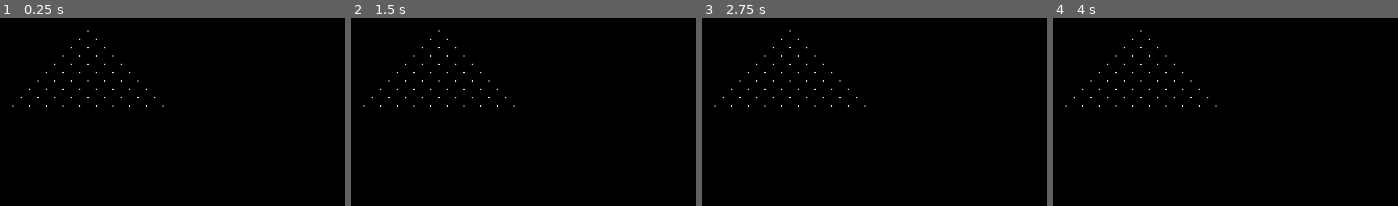
Above: before the commit, frames 1-4 (left to right).
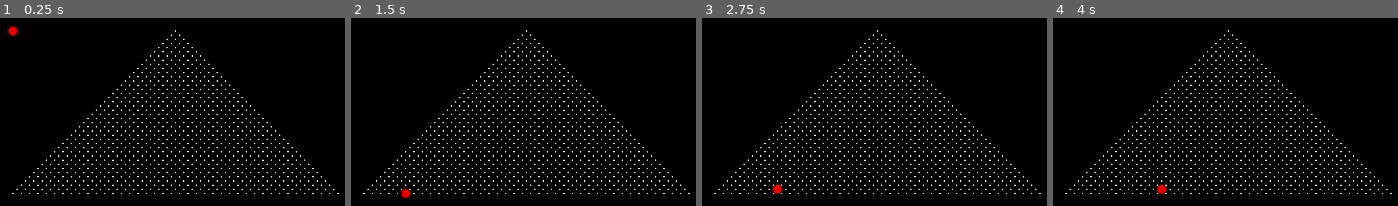
Above: after the commit, the same moments.

Repository: notapixelstudio/kaleidosnake
Game: Godot game, scene res://World.tscn
Same seed, same stepped clock (60 frames per second), same inputs: the game is played once before the commit and once after it.
Inputs:
- Up to frame 1 (0.25 s): no input
- Up to frame 2 (1.5 s): tap Enter at 0.5 s; hold Right (ui_right) 0.53-1.28 s; tap Space at 1.25 s; hold Down (ui_down) from 1.28 s (still down)
- Up to frame 3 (2.75 s): tap Enter at 2 s; release Down (ui_down) at 2.03 s; hold Right (ui_right) from 2.03 s (still down)
- Up to frame 4 (4 s): tap Space at 2.75 s; release Right (ui_right) at 2.78 s; hold Up (ui_up) 2.78-3.53 s; tap Enter at 3.5 s; hold Left (ui_left) from 3.53 s (still down)

The runs differ from the first frame. In frame 1, 4.0% of the frame differs, in the area x 2-99%, y 3-94%; in frame 2, 4.0%; in frame 3, 4.0%; in frame 4, 4.0%.

Commit message:
Now wrap it up

Diff:
--- a/Point.tscn
+++ b/Point.tscn
@@ -1,8 +1,15 @@
-[gd_scene load_steps=2 format=2]
+[gd_scene load_steps=3 format=2]
 
 [ext_resource path="res://assets/point.png" type="Texture" id=1]
 
+[sub_resource type="GDScript" id=1]
+script/source = "extends Node2D
+
+export var grid_index: Vector2
+"
+
 [node name="Point" type="Node2D"]
+script = SubResource( 1 )
 
 [node name="point" type="Sprite" parent="."]
 scale = Vector2( 0.05, 0.05 )
--- a/Snake.gd
+++ b/Snake.gd
@@ -1,6 +1,6 @@
 extends Node2D
 
-var cell = Vector2(0, 0)
+var cell = Vector2(5, 34)
 var dir = 0
 
 var size = 10
@@ -9,26 +9,26 @@
 var world
 
 var directions = [
-	Vector2(0, 1), # 0 right
+	Vector2(0, 2), # 0 right
 	Vector2(1, 1), # 1 down right
-	Vector2(1, 0), # 2 down left
-	Vector2(0, -1), # 3 left
+	Vector2(1, -1), # 2 down left
+	Vector2(0, -2), # 3 left
 	Vector2(-1, -1), # 4 up left
 	Vector2(-1, 0) # 5 up right
 ]
 
 func _input(event):
-	if Input.is_action_pressed("ui_up") and Input.is_action_pressed("ui_right") and not dir==2:
+	if event.is_action_pressed("ui_up") and event.is_action_pressed("ui_right") and not dir==2:
 		dir = 5
-	elif Input.is_action_pressed("ui_down") and Input.is_action_pressed("ui_left") and not dir==5:
+	elif event.is_action_pressed("ui_down") and event.is_action_pressed("ui_left") and not dir==5:
 		dir = 2
-	elif Input.is_action_pressed("ui_up") and Input.is_action_pressed("ui_left") and not dir==1:
+	elif event.is_action_pressed("ui_up") and event.is_action_pressed("ui_left") and not dir==1:
 		dir = 4
-	elif Input.is_action_pressed("ui_down") and Input.is_action_pressed("ui_right") and not dir==4:
+	elif event.is_action_pressed("ui_down") and event.is_action_pressed("ui_right") and not dir==4:
 		dir = 1
-	elif Input.is_action_pressed("ui_left") and not dir==0:
+	elif event.is_action_pressed("ui_left") and not dir==0:
 		dir = 3
-	elif Input.is_action_pressed("ui_right") and not dir == 3:
+	elif event.is_action_pressed("ui_right") and not dir == 3:
 		dir = 0
 
 func rotate_direction():
@@ -37,19 +37,8 @@
 func get_direction():
 	return directions[dir]
 
+func try_move(wrapping = false):
+	return not world.grid[cell.x][cell.y] == null and not "empty" in world.grid[cell.x][cell.y]
+
 func move(wrapping = false):
-	$Head.position = world.ij2xy(cell)
-
-	if not wrapping:
-		tail.append(cell)
-		if len(tail) > size:
-			tail.pop_front()
-
-		for segment in $Tail.get_children():
-			segment.free()
-
-		for i in len(tail)-1:
-			var line = Line2D.new()
-			line.default_color = Color(1,1,1,1)
-			$Tail.add_child(line)
-			line.points = PoolVector2Array([world.ij2xy(tail[i]), world.ij2xy(tail[i+1])])
+	$Head.position = world.grid[cell.x][cell.y].position
--- a/World.gd
+++ b/World.gd
@@ -1,20 +1,25 @@
 extends Node2D
 
 var grid = []
-const ROWS = 10
+const ROWS = 40
 const HEIGHT = 900
 var h = HEIGHT / ROWS
 var b = h*2.0/sqrt(3)
-const OFFSET = Vector2(20, 20)
+const OFFSET = Vector2(10, 10)
+var arena = {}
+var side_a = []
+var side_b = []
+var side_c = []
 
 const Point = preload('res://Point.tscn')
 
 onready var snake = $Field/Snake
 
+
 func _ready():
 	var row
 	var this_grid = []
-	var grid = []
+
 	for i in ROWS:
 		this_grid.append([])
 		grid.append([])
@@ -30,11 +35,13 @@
 			elif j>=white and j<n_points+white:
 				if r_points% 2:
 					this_grid[i].append("+")
-					grid[i].append(null)
+					grid[i].append({"empty": true})
 					r_points+=1
 					continue
 				var point = Point.instance()
 				point.position = OFFSET*Vector2(j, i)
+				point.name = str(i)+"_"+str(j)
+				point.grid_index = Vector2(i, j)
 				grid[i].append(point)
 				$Field/Grid.add_child(point)
 				this_grid[i].append("x")
@@ -42,50 +49,80 @@
 			else:
 				this_grid[i].append("-")
 				grid[i].append(null)
-	for i in ROWS:
-		print(this_grid[i])
-
 
 	# set up the snake
-	#snake.world = self
+	snake.world = self
 	#update_snake_position()
 
 	# movement
-	#$Timer.connect('timeout', self, '_on_tick')
+	$Timer.connect('timeout', self, '_on_tick')
 	for i in ROWS:
-		print(grid[i])
+		for j in len(grid[i]):
+			if grid[i][j] and not i in arena:
+				arena[i] = {"start": grid[i][j], "end":grid[i][j]}
+				break
+		for j in range(ROWS*2-2, 0, -1):
+			if grid[i][j]:
+				arena[i]["end"] = grid[i][j]
+				break
+	# print(arena)
+	for a in arena:
+		# fill side_a -> right
+		side_a.append(arena[a]["end"])
+		side_b.append(arena[a]["start"])
+		for k in arena[a]:
+			print(a, ": ", k, arena[a][k].name)
+
+	# reverse side_b for reference
+	side_b.invert()
+	for node in grid[ROWS-1]:
+		if not node == null and not "empty" in node:
+			side_c.append(node)
+	print("LATO DESTRO")
+	for node in side_a:
+		print(node.name)
+	print("LATO SINISTRO")
+	for node in side_b:
+		print(node.name)
+	print("LATO GIU")
+	for node in side_c:
+		print(node.name)
+
+func from_index_to_point(x, y):
+	return grid[x][y]
 
 func _on_tick():
 	snake.cell += snake.get_direction()
 	update_snake_position()
 
 func update_snake_position():
-	var i = int(snake.cell[0])
-	var j = int(snake.cell[1])
+	var point = from_index_to_point(snake.cell.x, snake.cell.y)
+	var i = int(snake.cell.x)
+	var j = int(snake.cell.y)
 	var wrapping = false
 
-	if i >= ROWS:
-		# wrap bottom -> left
-		wrapping = true
-		snake.cell[0] = j-1
-		snake.cell[1] = 0
+	if point in side_a and not snake.dir == 1 and not snake.dir == 4:
+		var index_point = side_a.find(point)
+		# rigt -> bottom
+		# we will wrap in side_c
+		snake.cell = side_c[index_point].grid_index
+		if snake.dir == 0:
+			snake.rotate_direction()
+	elif point in side_b and not snake.dir == 2 and not snake.dir == 5:
+		var index_point = side_b.find(point)
+		# we will wrap in side_a
+		snake.cell = side_a[len(side_a)-1-index_point].grid_index
+		if snake.dir == 4:
+			snake.rotate_direction()
+	elif point in side_c and not snake.dir == 0 and not snake.dir == 3:
+		var index_point = side_c.find(point)
+		# we will wrap in side_a
+		snake.cell = side_b[index_point].grid_index
 		if snake.dir == 2:
 			snake.rotate_direction()
-	elif j >= len(grid[i]):
-		# wrap right -> bottom
-		wrapping = true
-		snake.cell[0] = ROWS-1
-		snake.cell[1] = i
-		if snake.dir == 0:
-			snake.rotate_direction()
-	elif j <= 0:
-		# wrap left -> right
-		wrapping = true
-		snake.cell[1] = len(grid[i])-1
-		if snake.dir == 4:
-			snake.rotate_direction()
 
-	snake.move(wrapping)
+	if snake.try_move(wrapping):
+		snake.move(wrapping)
 
 #func ij2xy(ij):
 #	return Vector2(ij[1]*b-ij[0]*b/2.0, ij[0]*h)
--- a/World.tscn
+++ b/World.tscn
@@ -1,6 +1,7 @@
-[gd_scene load_steps=2 format=2]
+[gd_scene load_steps=3 format=2]
 
 [ext_resource path="res://World.gd" type="Script" id=1]
+[ext_resource path="res://Snake.tscn" type="PackedScene" id=2]
 
 [node name="World" type="Node2D"]
 script = ExtResource( 1 )
@@ -10,6 +11,8 @@
 
 [node name="Grid" type="Node2D" parent="Field"]
 
+[node name="Snake" parent="Field" instance=ExtResource( 2 )]
+
 [node name="Timer" type="Timer" parent="."]
 wait_time = 0.3
 autostart = true
